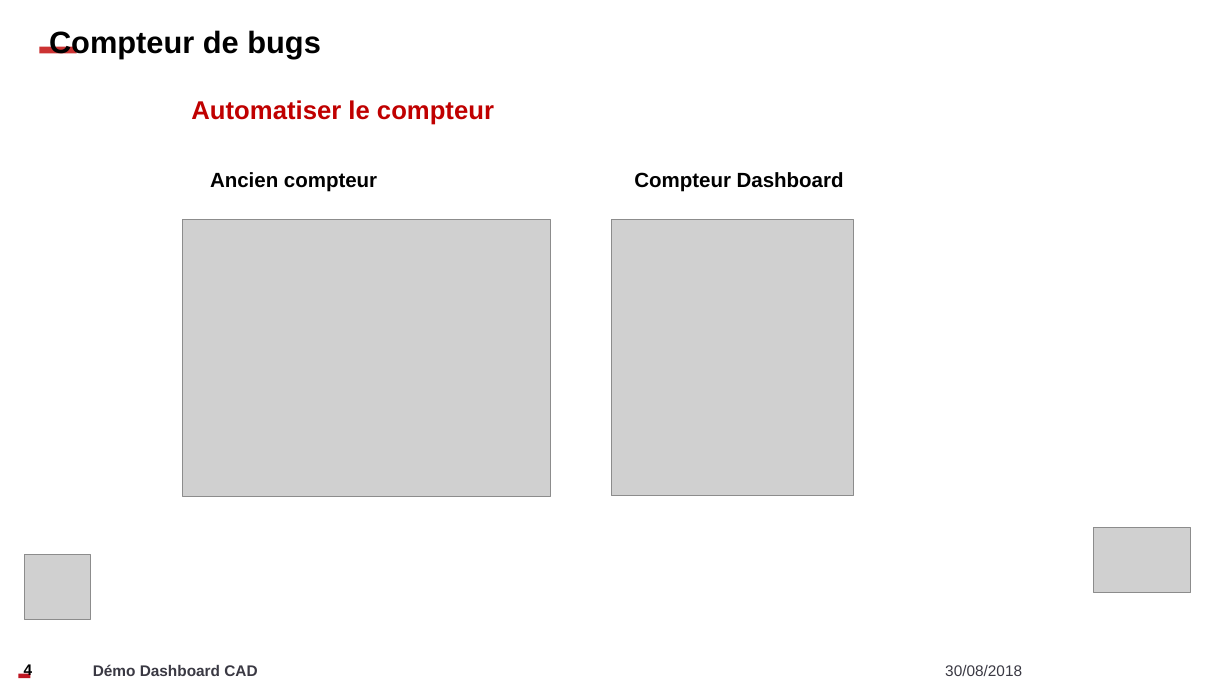
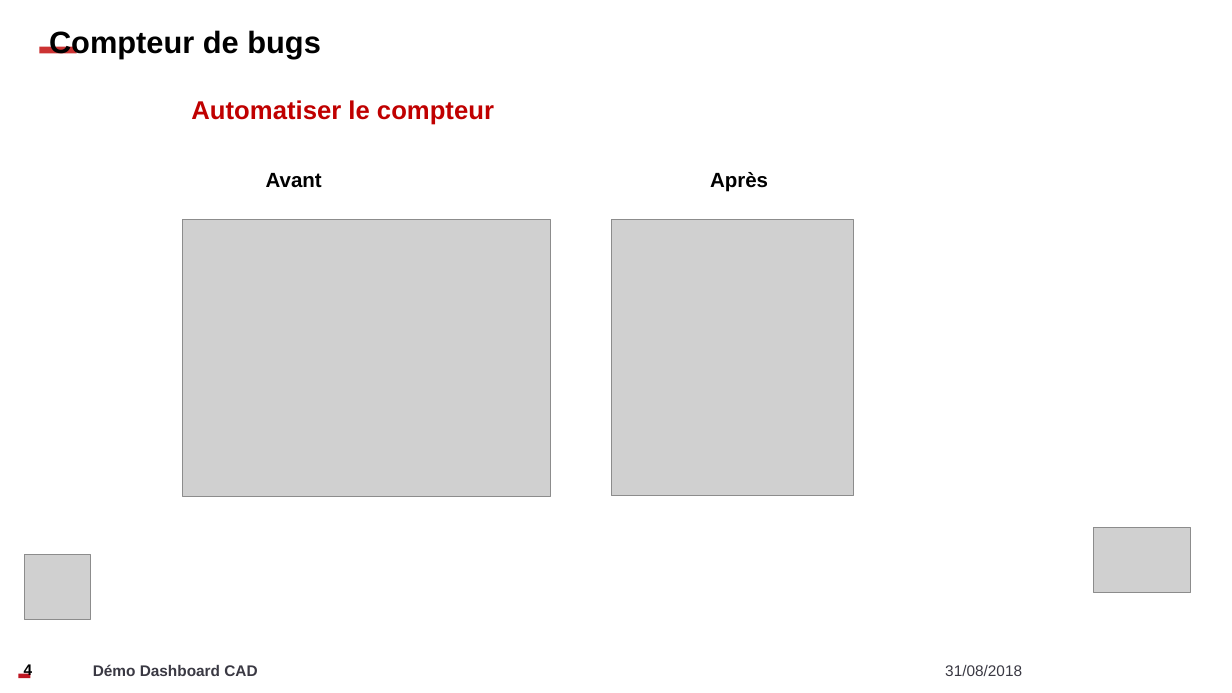
Before and after one commit to Zadrott/rapportStage, a slide deck: slide 4 of Présentation.pptx. Drawn at 1232x693 pixels with LibreOffice and Linux fonts; fonts in the diff are those of the drawing; grey boxes stand for pictures; background and template pictures are left out. Boxes give left, top, right and bottom in pixels: in the first picture for what was removed or moved away, otherwise in the second. Text is boxed around its words. In the diff, an @@ line names an element or a change of style, - is before the commit and + after.

```diff
--- a/Présentation.pptx
+++ b/Présentation.pptx
@@ text at bbox=[266, 173, 322, 187]: text changed @@
-Ancien compteur
+Avant
@@ text at bbox=[710, 172, 768, 192]: text changed @@
-Compteur Dashboard
+Après
@@ text at bbox=[945, 665, 1022, 676]: text changed @@
-30/08/2018
+31/08/2018
```
Also in this commit, not shown: 5 other slides changed, 1 slide added, 8 slides removed, 4 other files.
